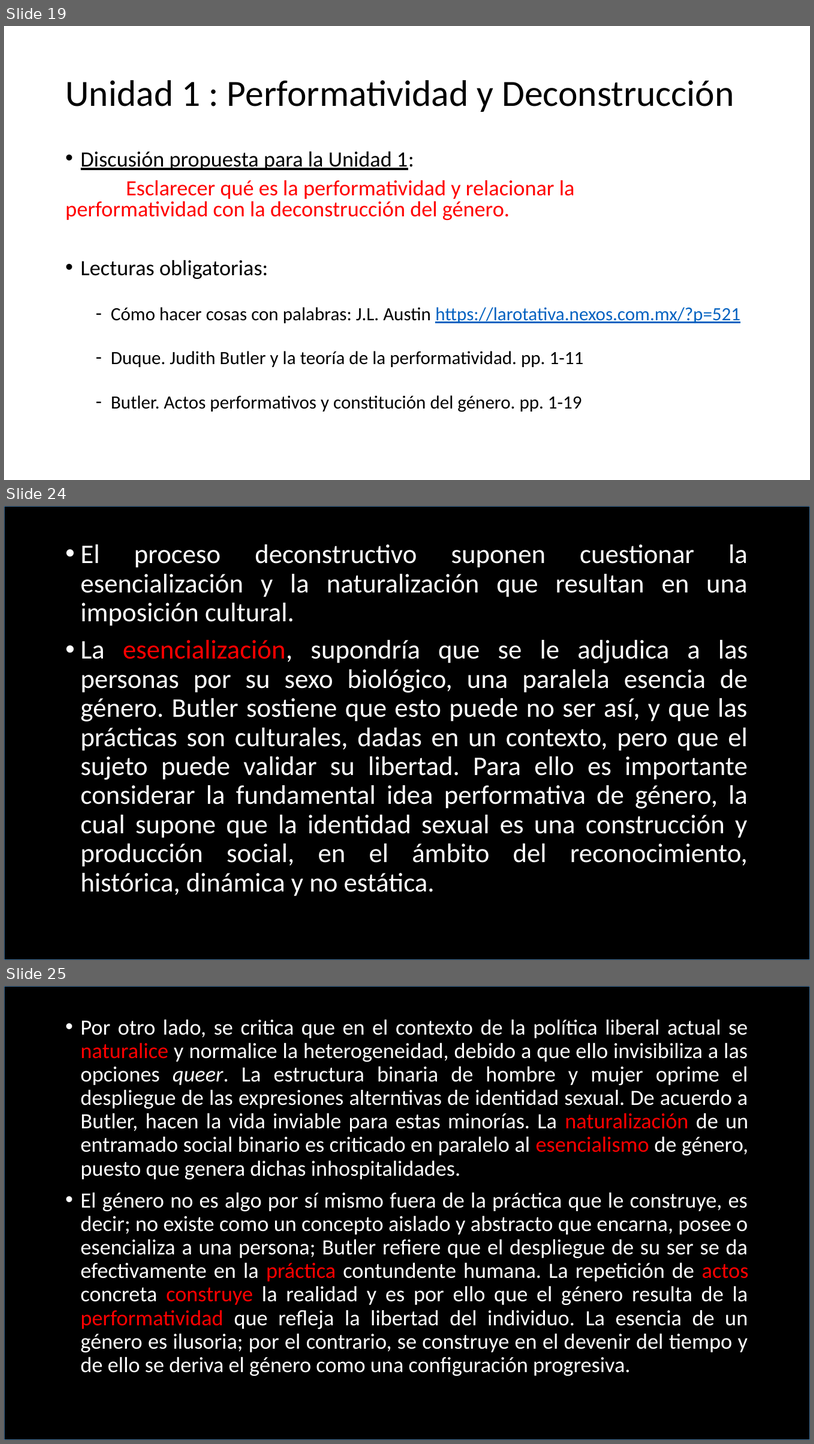
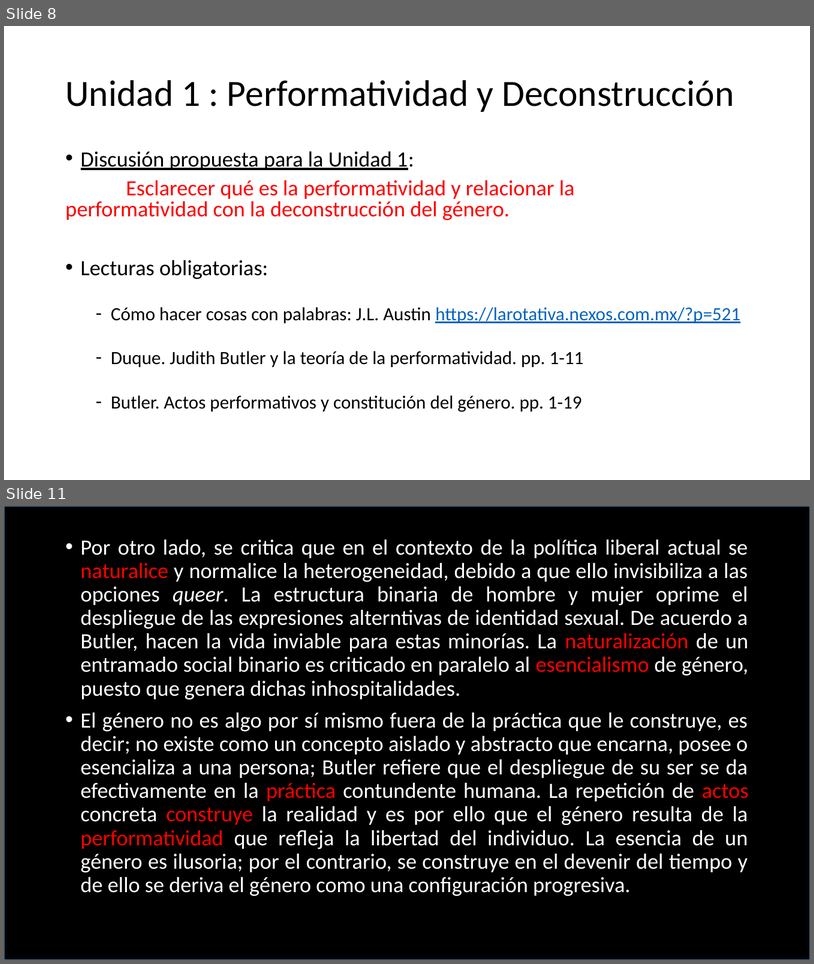
Before and after one commit to zaboltar/zaboltar.github.io, a slide deck: assets uarm/2019 sol-penscri-justfilpol/Documentos para S E B/Judith Butler-Resumen.pptx. Shown one above the other, each under a label of ours: slides 19, 24 and 25 before the commit, slides 8 and 11 after it; the slides between them are not shown. The pictures are 814x1444 and 814x964 pixels, drawn with LibreOffice and Linux fonts; fonts in the diff are those of the drawing. Boxes give left, top, right and bottom in pixels: in the first picture for what was removed or moved away, otherwise in the second. Text is boxed around its words. In the diff, an @@ line names an element or a change of style, - is before the commit and + after.

```diff
--- a/assets uarm/2019 sol-penscri-justfilpol/Documentos para S E B/Judith Butler-Resumen.pptx
+++ b/assets uarm/2019 sol-penscri-justfilpol/Documentos para S E B/Judith Butler-Resumen.pptx
@@ slide 24 removed at [4, 506, 810, 960], background #FFFFFF @@
@@ rectangle removed at [4, 506, 810, 960] @@
@@ text removed at [81, 544, 748, 896] @@
-• El proceso deconstructivo suponen cuestionar la esencialización y la naturalización que resultan en una imposición cultural.
-• La esencialización, supondría que se le adjudica a las personas por su sexo biológico, una paralela esencia de género. Butler sostiene que esto puede no ser así, y que las prácticas son culturales, dadas en un contexto, pero que el sujeto puede validar su libertad. Para ello es importante considerar la fundamental idea performativa de género, la cual supone que la identidad sexual es una construcción y producción social, en el ámbito del reconocimiento, histórica, dinámica y no estática.
@@ what was slide 19 is now slide 8 @@
@@ what was slide 25 is now slide 11 @@
```
Also in this commit, not shown: 6 slides changed, 15 other slides removed, 10 other files.
